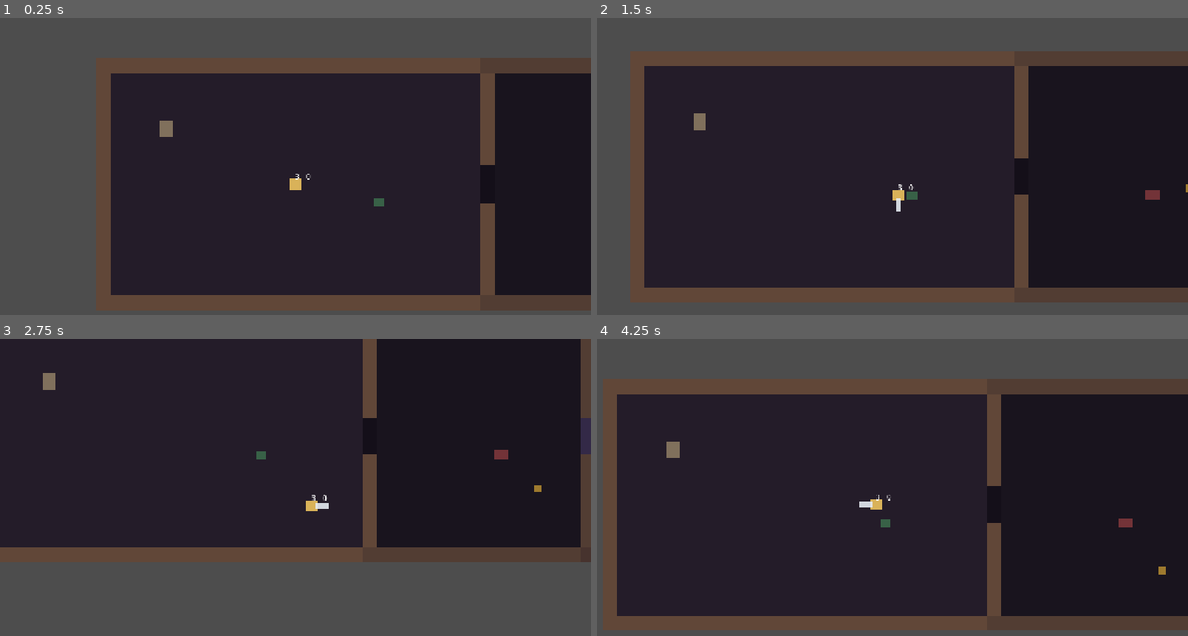
Above: before the commit, frames 1-4 (two rows, left to right).
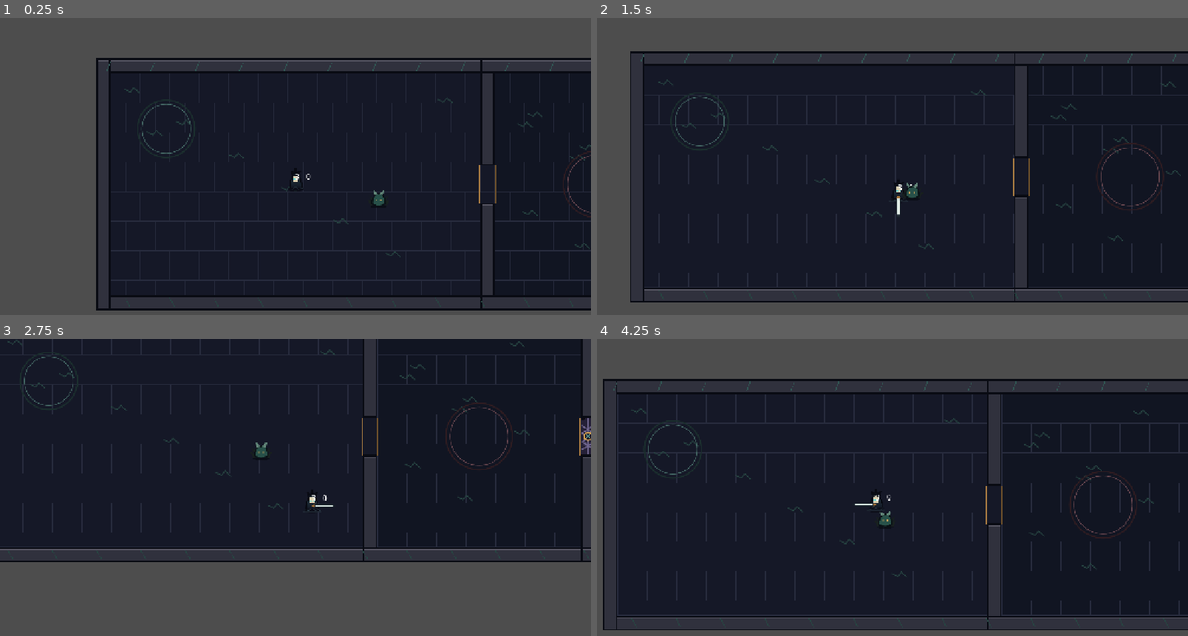
Above: after the commit, the same moments.

Repository: IAmdeGroot/software-factory
Game: Godot game, scene res://scenes/main.tscn
Two runs of this game, one before a commit and one after it. Both use one fixed random seed, a clock stepped at 60 frames per second and the inputs below.
Inputs:
- Up to frame 1 (0.25 s): no input
- Up to frame 2 (1.5 s): tap Enter at 0.5 s; hold Right (ui_right) 0.53-1.28 s; hold J 0.53-1.28 s; hold Down (ui_down) from 1.28 s (still down); tap J at 1.35 s
- Up to frame 3 (2.75 s): release Down (ui_down) at 2.03 s; hold Right (ui_right) from 2.03 s (still down); hold J from 2.03 s (still down)
- Up to frame 4 (4.25 s): release Right (ui_right) at 2.78 s; release J at 2.78 s; hold Up (ui_up) 2.78-3.53 s; tap J at 2.85 s; hold Left (ui_left) from 3.53 s (still down); hold J from 3.53 s (still down)

The runs differ from the first frame. In frame 1, 13% of the frame differs, in the area x 16-100%, y 13-99%; in frame 2, 14%; in frame 3, 9.2%; in frame 4, 15%, in the area x 1-100%, y 13-99%.

Commit message:
DUNGEON-015: establish original visual language
Replace placeholder actors and props with original inked SVG art, add a
mineral dark-fantasy palette, and author detailed room surfaces.

Co-authored-by: IAmdeGroot <IAmdeGroot@users.noreply.github.com>

Diff:
--- /dev/null
+++ b/examples/dark-dungeon/assets/visuals/crawler.svg
@@ -0,0 +1,7 @@
+<svg xmlns="http://www.w3.org/2000/svg" width="62" height="44" viewBox="0 0 62 44">
+<ellipse cx="31" cy="38" rx="23" ry="4" fill="#080811" opacity=".7"/>
+<path d="m13 31-10 6m14-3-7 8m39-11 10 6m-14-3 7 8" stroke="#25121c" stroke-width="4" stroke-linecap="round"/>
+<path d="M10 31Q13 9 31 8t21 23Q31 42 10 31Z" fill="#6e2937" stroke="#160c16" stroke-width="3"/>
+<path d="m17 12-5-9 11 7m22 2 5-9-11 7" fill="none" stroke="#aa5960" stroke-width="3"/>
+<path d="M18 27q13-10 26 0" fill="none" stroke="#c87869" stroke-width="3"/><circle cx="23" cy="20" r="2" fill="#f0c77e"/><circle cx="39" cy="20" r="2" fill="#f0c77e"/>
+</svg>
--- /dev/null
+++ b/examples/dark-dungeon/assets/visuals/enemy.svg
@@ -0,0 +1,7 @@
+<svg xmlns="http://www.w3.org/2000/svg" width="48" height="42" viewBox="0 0 48 42">
+<ellipse cx="24" cy="36" rx="17" ry="4" fill="#070910" opacity=".7"/>
+<path d="M8 33 4 25l8 4M40 33l4-8-8 4M14 29 8 18l10 6M34 29l6-11-10 6" fill="none" stroke="#18201f" stroke-width="4" stroke-linecap="round"/>
+<path d="M10 30Q10 11 24 9t14 21Q24 40 10 30Z" fill="#285149" stroke="#0a1115" stroke-width="3"/>
+<path d="M17 12 13 3l8 7m10 2 4-9-8 7" fill="none" stroke="#63887a" stroke-width="3"/>
+<circle cx="19" cy="22" r="2" fill="#d8a85b"/><circle cx="29" cy="22" r="2" fill="#d8a85b"/>
+</svg>
--- /dev/null
+++ b/examples/dark-dungeon/assets/visuals/nail.svg
@@ -0,0 +1,4 @@
+<svg xmlns="http://www.w3.org/2000/svg" width="54" height="16" viewBox="0 0 54 16">
+<path d="m2 8 9-6v12z" fill="#a67338"/><path d="M9 5h34l9 3-9 3H9z" fill="#d5e3df" stroke="#18212a" stroke-width="2"/>
+<path d="M15 6h27l5 2H15z" fill="#f8fff6" opacity=".65"/>
+</svg>
--- /dev/null
+++ b/examples/dark-dungeon/assets/visuals/player.svg
@@ -0,0 +1,8 @@
+<svg xmlns="http://www.w3.org/2000/svg" width="52" height="58" viewBox="0 0 52 58">
+<defs><linearGradient id="c" x2="0" y2="1"><stop stop-color="#355b66"/><stop offset="1" stop-color="#10131f"/></linearGradient></defs>
+<ellipse cx="26" cy="51" rx="17" ry="5" fill="#080912" opacity=".65"/>
+<path d="M13 49 Q15 27 20 22 L16 12 23 18 26 5 29 18 37 11 32 23 Q39 29 41 49Z" fill="url(#c)" stroke="#080a12" stroke-width="3"/>
+<path d="M19 23 Q26 17 33 23 L31 36 21 36Z" fill="#d8d0b2" stroke="#111521" stroke-width="2"/>
+<path d="M22 28h3v3h-3zm6 0h3v3h-3z" fill="#69d7cf"/>
+<path d="M13 49 7 53h38l-5-5-7 3-7-5-7 5z" fill="#0b0d18" stroke="#2a3944"/>
+</svg>
--- /dev/null
+++ b/examples/dark-dungeon/assets/visuals/seal.svg
@@ -0,0 +1,5 @@
+<svg xmlns="http://www.w3.org/2000/svg" width="46" height="104" viewBox="0 0 46 104">
+<path d="M7 99 4 9l9 6L23 3l10 12 9-6-3 90Z" fill="#252037" stroke="#0a0912" stroke-width="4"/>
+<path d="M23 12v80M10 29l26 17L10 64l26 17M36 27 10 46l26 18L10 81" fill="none" stroke="#6d638c" stroke-width="3"/>
+<circle cx="23" cy="52" r="8" fill="#151322" stroke="#c99a51" stroke-width="3"/><path d="m19 48 8 8m0-8-8 8" stroke="#79d8c9" stroke-width="2"/>
+</svg>
--- /dev/null
+++ b/examples/dark-dungeon/assets/visuals/shard.svg
@@ -0,0 +1,4 @@
+<svg xmlns="http://www.w3.org/2000/svg" width="26" height="30" viewBox="0 0 26 30">
+<path d="m13 1 11 10-7 18L3 22 1 9Z" fill="#91dbc7" stroke="#10252b" stroke-width="2"/>
+<path d="m13 2 2 14-11 6 9-2 4 8-2-12 8-5-8 2z" fill="#e4ffce" opacity=".75"/>
+</svg>
--- /dev/null
+++ b/examples/dark-dungeon/assets/visuals/shrine.svg
@@ -0,0 +1,7 @@
+<svg xmlns="http://www.w3.org/2000/svg" width="62" height="82" viewBox="0 0 62 82">
+<ellipse cx="31" cy="76" rx="27" ry="5" fill="#070810" opacity=".75"/>
+<path d="M9 72h44l-5-12H14Z" fill="#202634" stroke="#0c0e16" stroke-width="3"/>
+<path d="M18 60 12 25l9-15 10 9 10-9 9 15-6 35Z" fill="#4a4b50" stroke="#11141d" stroke-width="3"/>
+<path d="M31 18v35M18 28h26M22 44h18" stroke="#b68a48" stroke-width="3"/>
+<path d="m31 4 6 10-6 8-6-8Z" fill="#9ce9d6" stroke="#193e45" stroke-width="2"/>
+</svg>
--- /dev/null
+++ b/examples/dark-dungeon/assets/visuals/skitter.svg
@@ -0,0 +1,6 @@
+<svg xmlns="http://www.w3.org/2000/svg" width="46" height="50" viewBox="0 0 46 50">
+<ellipse cx="23" cy="45" rx="14" ry="3" fill="#080811" opacity=".7"/>
+<path d="M16 17 5 7m10 17L2 21m15 11L5 39m25-22L41 7M31 24l13-3M29 32l12 7" fill="none" stroke="#302511" stroke-width="4" stroke-linecap="round"/>
+<path d="M15 35Q8 22 23 9q15 13 8 26-8 9-16 0Z" fill="#b07a28" stroke="#17100e" stroke-width="3"/>
+<path d="M23 10V2m-3 18h6m-8 7h10" stroke="#efd07b" stroke-width="2"/><circle cx="19" cy="17" r="2" fill="#dff5d1"/><circle cx="27" cy="17" r="2" fill="#dff5d1"/>
+</svg>
--- /dev/null
+++ b/examples/dark-dungeon/assets/visuals/warden.svg
@@ -0,0 +1,8 @@
+<svg xmlns="http://www.w3.org/2000/svg" width="88" height="74" viewBox="0 0 88 74">
+<ellipse cx="44" cy="67" rx="31" ry="6" fill="#05060d" opacity=".8"/>
+<path d="m22 55-16 9m20-3-8 10m48-16 16 9M62 61l8 10" stroke="#1c1029" stroke-width="7" stroke-linecap="round"/>
+<path d="M16 58Q13 25 32 17L24 3l16 11 4-13 5 14L66 4l-9 15q18 15 14 39Q44 77 16 58Z" fill="#39244e" stroke="#0a0812" stroke-width="4"/>
+<path d="M27 25q17-16 34 0l-5 25H32Z" fill="#7d597d" stroke="#171122" stroke-width="3"/>
+<path d="m30 28 10 6-10 4m28-10-10 6 10 4" fill="#14101b"/><circle cx="37" cy="33" r="2" fill="#80e1d1"/><circle cx="51" cy="33" r="2" fill="#80e1d1"/>
+<path d="M35 47q9 6 18 0" fill="none" stroke="#d2a661" stroke-width="3"/>
+</svg>
--- a/examples/dark-dungeon/project.godot
+++ b/examples/dark-dungeon/project.godot
@@ -1,12 +1,22 @@
 ; Engine configuration file.
-; https://docs.godotengine.org/en/stable/classes/class_configfile.html
+; It's best edited using the editor UI and not directly,
+; since the parameters that go here are not all obvious.
+;
+; Format:
+;   [section] ; section goes between []
+;   param=value ; assign values to parameters
+
 config_version=5
+
+[animation]
+
+compatibility/default_parent_skeleton_in_mesh_instance_3d=true
 
 [application]
 
 config/name="Dark Dungeon"
 run/main_scene="res://scenes/main.tscn"
-config/features=PackedStringArray("4.3", "Forward Plus")
+config/features=PackedStringArray("4.7", "Forward Plus")
 config/icon="res://icon.svg"
 
 [display]
@@ -17,5 +27,5 @@
 
 [rendering]
 
+textures/canvas_textures/default_texture_filter=0
 renderer/rendering_method="gl_compatibility"
-textures/canvas_textures/default_texture_filter=0
--- a/examples/dark-dungeon/scenes/crawler.tscn
+++ b/examples/dark-dungeon/scenes/crawler.tscn
@@ -1,6 +1,7 @@
-[gd_scene load_steps=3 format=3 uid="uid://darkdungeoncrawler008"]
+[gd_scene load_steps=4 format=3 uid="uid://darkdungeoncrawler008"]
 
 [ext_resource type="Script" path="res://scripts/crawler.gd" id="1_crawler"]
+[ext_resource type="Texture2D" path="res://assets/visuals/crawler.svg" id="2_visual"]
 
 [sub_resource type="RectangleShape2D" id="CrawlerHit"]
 size = Vector2(30, 20)
@@ -10,12 +11,9 @@
 monitorable = true
 script = ExtResource("1_crawler")
 
-[node name="Body" type="ColorRect" parent="."]
-offset_left = -15.0
-offset_top = -10.0
-offset_right = 15.0
-offset_bottom = 10.0
-color = Color(0.45, 0.2, 0.22, 1)
+[node name="Body" type="Sprite2D" parent="."]
+position = Vector2(0, -8)
+texture = ExtResource("2_visual")
 
 [node name="CollisionShape2D" type="CollisionShape2D" parent="."]
 shape = SubResource("CrawlerHit")
--- a/examples/dark-dungeon/scenes/enemy.tscn
+++ b/examples/dark-dungeon/scenes/enemy.tscn
@@ -1,6 +1,7 @@
-[gd_scene load_steps=3 format=3 uid="uid://darkdungeonenemy005"]
+[gd_scene load_steps=4 format=3 uid="uid://darkdungeonenemy005"]
 
 [ext_resource type="Script" path="res://scripts/enemy.gd" id="1_enemy"]
+[ext_resource type="Texture2D" path="res://assets/visuals/enemy.svg" id="2_visual"]
 
 [sub_resource type="RectangleShape2D" id="EnemyHit"]
 size = Vector2(22, 18)
@@ -10,12 +11,9 @@
 monitorable = true
 script = ExtResource("1_enemy")
 
-[node name="Body" type="ColorRect" parent="."]
-offset_left = -11.0
-offset_top = -9.0
-offset_right = 11.0
-offset_bottom = 9.0
-color = Color(0.22, 0.38, 0.28, 1)
+[node name="Body" type="Sprite2D" parent="."]
+position = Vector2(0, -7)
+texture = ExtResource("2_visual")
 
 [node name="CollisionShape2D" type="CollisionShape2D" parent="."]
 shape = SubResource("EnemyHit")
--- a/examples/dark-dungeon/scenes/main.tscn
+++ b/examples/dark-dungeon/scenes/main.tscn
@@ -7,6 +7,7 @@
 [ext_resource type="PackedScene" uid="uid://darkdungeonshrine011" path="res://scenes/shrine.tscn" id="5_shrine"]
 [ext_resource type="PackedScene" uid="uid://darkdungeonseal012" path="res://scenes/seal.tscn" id="6_seal"]
 [ext_resource type="PackedScene" uid="uid://darkdungeonwarden013" path="res://scenes/warden.tscn" id="7_warden"]
+[ext_resource type="Script" path="res://scripts/interior_detail.gd" id="8_interior_detail"]
 
 [sub_resource type="RectangleShape2D" id="WallHorizontal"]
 size = Vector2(864, 32)
@@ -235,6 +236,9 @@
 text = "Cleared"
 horizontal_alignment = 1
 
+[node name="InteriorDetail" type="Node2D" parent="."]
+script = ExtResource("8_interior_detail")
+
 [node name="Player" parent="." instance=ExtResource("1_player")]
 position = Vector2(640, 360)
 
--- a/examples/dark-dungeon/scenes/player.tscn
+++ b/examples/dark-dungeon/scenes/player.tscn
@@ -1,6 +1,8 @@
-[gd_scene load_steps=4 format=3 uid="uid://darkdungeonplayer002"]
+[gd_scene load_steps=6 format=3 uid="uid://darkdungeonplayer002"]
 
 [ext_resource type="Script" path="res://scripts/player.gd" id="1_player"]
+[ext_resource type="Texture2D" path="res://assets/visuals/player.svg" id="2_player_visual"]
+[ext_resource type="Texture2D" path="res://assets/visuals/nail.svg" id="3_nail_visual"]
 
 [sub_resource type="RectangleShape2D" id="RectangleShape2D_body"]
 size = Vector2(24, 24)
@@ -11,12 +13,9 @@
 [node name="Player" type="CharacterBody2D"]
 script = ExtResource("1_player")
 
-[node name="Body" type="ColorRect" parent="."]
-offset_left = -12.0
-offset_top = -12.0
-offset_right = 12.0
-offset_bottom = 12.0
-color = Color(0.85, 0.7, 0.35, 1)
+[node name="Body" type="Sprite2D" parent="."]
+position = Vector2(0, -11)
+texture = ExtResource("2_player_visual")
 
 [node name="CollisionShape2D" type="CollisionShape2D" parent="."]
 shape = SubResource("RectangleShape2D_body")
@@ -44,13 +43,10 @@
 monitoring = false
 monitorable = true
 
-[node name="Visible" type="ColorRect" parent="Nail"]
+[node name="Visible" type="Sprite2D" parent="Nail"]
 visible = false
-offset_left = 8.0
-offset_top = -6.0
-offset_right = 36.0
-offset_bottom = 6.0
-color = Color(0.9, 0.92, 0.95, 0.9)
+position = Vector2(25, 0)
+texture = ExtResource("3_nail_visual")
 
 [node name="CollisionShape2D" type="CollisionShape2D" parent="Nail"]
 position = Vector2(22, 0)
--- a/examples/dark-dungeon/scenes/seal.tscn
+++ b/examples/dark-dungeon/scenes/seal.tscn
@@ -1,6 +1,7 @@
-[gd_scene load_steps=4 format=3 uid="uid://darkdungeonseal012"]
+[gd_scene load_steps=5 format=3 uid="uid://darkdungeonseal012"]
 
 [ext_resource type="Script" path="res://scripts/seal.gd" id="1_seal"]
+[ext_resource type="Texture2D" path="res://assets/visuals/seal.svg" id="2_visual"]
 
 [sub_resource type="RectangleShape2D" id="SealBody"]
 size = Vector2(32, 80)
@@ -10,12 +11,8 @@
 
 [node name="Seal" type="StaticBody2D"]
 
-[node name="Visible" type="ColorRect" parent="."]
-offset_left = -16.0
-offset_top = -40.0
-offset_right = 16.0
-offset_bottom = 40.0
-color = Color(0.2, 0.16, 0.28, 1)
+[node name="Visible" type="Sprite2D" parent="."]
+texture = ExtResource("2_visual")
 
 [node name="CollisionShape2D" type="CollisionShape2D" parent="."]
 shape = SubResource("SealBody")
--- a/examples/dark-dungeon/scenes/shard.tscn
+++ b/examples/dark-dungeon/scenes/shard.tscn
@@ -1,6 +1,7 @@
-[gd_scene load_steps=3 format=3 uid="uid://darkdungeonshard010"]
+[gd_scene load_steps=4 format=3 uid="uid://darkdungeonshard010"]
 
 [ext_resource type="Script" path="res://scripts/shard.gd" id="1_shard"]
+[ext_resource type="Texture2D" path="res://assets/visuals/shard.svg" id="2_visual"]
 
 [sub_resource type="RectangleShape2D" id="ShardHit"]
 size = Vector2(10, 10)
@@ -10,12 +11,9 @@
 monitorable = true
 script = ExtResource("1_shard")
 
-[node name="Body" type="ColorRect" parent="."]
-offset_left = -5.0
-offset_top = -5.0
-offset_right = 5.0
-offset_bottom = 5.0
-color = Color(0.78, 0.86, 0.42, 1)
+[node name="Body" type="Sprite2D" parent="."]
+position = Vector2(0, -4)
+texture = ExtResource("2_visual")
 
 [node name="CollisionShape2D" type="CollisionShape2D" parent="."]
 shape = SubResource("ShardHit")
--- a/examples/dark-dungeon/scenes/shrine.tscn
+++ b/examples/dark-dungeon/scenes/shrine.tscn
@@ -1,6 +1,7 @@
-[gd_scene load_steps=3 format=3 uid="uid://darkdungeonshrine011"]
+[gd_scene load_steps=4 format=3 uid="uid://darkdungeonshrine011"]
 
 [ext_resource type="Script" path="res://scripts/shrine.gd" id="1_shrine"]
+[ext_resource type="Texture2D" path="res://assets/visuals/shrine.svg" id="2_visual"]
 
 [sub_resource type="RectangleShape2D" id="ShrineHit"]
 size = Vector2(28, 36)
@@ -10,12 +11,9 @@
 monitorable = false
 script = ExtResource("1_shrine")
 
-[node name="Body" type="ColorRect" parent="."]
-offset_left = -14.0
-offset_top = -18.0
-offset_right = 14.0
-offset_bottom = 18.0
-color = Color(0.5, 0.44, 0.36, 1)
+[node name="Body" type="Sprite2D" parent="."]
+position = Vector2(0, -15)
+texture = ExtResource("2_visual")
 
 [node name="CollisionShape2D" type="CollisionShape2D" parent="."]
 shape = SubResource("ShrineHit")
--- a/examples/dark-dungeon/scenes/skitter.tscn
+++ b/examples/dark-dungeon/scenes/skitter.tscn
@@ -1,6 +1,7 @@
-[gd_scene load_steps=3 format=3 uid="uid://darkdungeonskitter009"]
+[gd_scene load_steps=4 format=3 uid="uid://darkdungeonskitter009"]
 
 [ext_resource type="Script" path="res://scripts/skitter.gd" id="1_skitter"]
+[ext_resource type="Texture2D" path="res://assets/visuals/skitter.svg" id="2_visual"]
 
 [sub_resource type="RectangleShape2D" id="SkitterHit"]
 size = Vector2(16, 16)
@@ -10,12 +11,9 @@
 monitorable = true
 script = ExtResource("1_skitter")
 
-[node name="Body" type="ColorRect" parent="."]
-offset_left = -8.0
-offset_top = -8.0
-offset_right = 8.0
-offset_bottom = 8.0
-color = Color(0.62, 0.48, 0.18, 1)
+[node name="Body" type="Sprite2D" parent="."]
+position = Vector2(0, -7)
+texture = ExtResource("2_visual")
 
 [node name="CollisionShape2D" type="CollisionShape2D" parent="."]
 shape = SubResource("SkitterHit")
--- a/examples/dark-dungeon/scenes/warden.tscn
+++ b/examples/dark-dungeon/scenes/warden.tscn
@@ -1,6 +1,7 @@
-[gd_scene load_steps=3 format=3 uid="uid://darkdungeonwarden013"]
+[gd_scene load_steps=4 format=3 uid="uid://darkdungeonwarden013"]
 
 [ext_resource type="Script" path="res://scripts/warden.gd" id="1_warden"]
+[ext_resource type="Texture2D" path="res://assets/visuals/warden.svg" id="2_visual"]
 
 [sub_resource type="RectangleShape2D" id="WardenHit"]
 size = Vector2(40, 32)
@@ -10,12 +11,9 @@
 monitorable = true
 script = ExtResource("1_warden")
 
-[node name="Body" type="ColorRect" parent="."]
-offset_left = -20.0
-offset_top = -16.0
-offset_right = 20.0
-offset_bottom = 16.0
-color = Color(0.32, 0.14, 0.36, 1)
+[node name="Body" type="Sprite2D" parent="."]
+position = Vector2(0, -14)
+texture = ExtResource("2_visual")
 
 [node name="CollisionShape2D" type="CollisionShape2D" parent="."]
 shape = SubResource("WardenHit")
--- a/examples/dark-dungeon/scripts/crawler.gd
+++ b/examples/dark-dungeon/scripts/crawler.gd
@@ -6,7 +6,7 @@
 
 var hits := HITS
 
-@onready var body: ColorRect = $Body
+@onready var body: Sprite2D = $Body
 
 
 func _ready() -> void:
@@ -19,7 +19,7 @@
 		_drop_shard()
 		queue_free()
 		return
-	body.color = Color(0.28, 0.1, 0.12, 1)
+	body.modulate = Color(0.7, 0.35, 0.4, 1)
 
 
 func _drop_shard() -> void:
--- /dev/null
+++ b/examples/dark-dungeon/scripts/interior_detail.gd
@@ -0,0 +1,87 @@
+extends Node2D
+
+## Original ink-and-patina dungeon treatment. Gameplay geometry stays separate.
+
+const INK := Color("#090b13")
+const STONE_1 := Color("#151827")
+const STONE_2 := Color("#111522")
+const STONE_3 := Color("#0e111c")
+const GROUT := Color("#272b3d")
+const PATINA := Color("#315653")
+const GOLD := Color("#a87b42")
+
+
+func _ready() -> void:
+	queue_redraw()
+
+
+func _draw() -> void:
+	_draw_room(Rect2(240, 120, 832, 480), STONE_1, 0)
+	_draw_room(Rect2(1072, 120, 440, 480), STONE_2, 1)
+	_draw_room(Rect2(1544, 120, 440, 480), STONE_3, 2)
+	_draw_walls()
+	_draw_room_marks()
+
+
+func _draw_room(area: Rect2, base: Color, phase: int) -> void:
+	draw_rect(area, base)
+	var tile := 64
+	for y in range(int(area.position.y), int(area.end.y), tile):
+		var row := int((y - area.position.y) / tile)
+		var shift := 32 if (row + phase) % 2 else 0
+		for x in range(int(area.position.x) - shift, int(area.end.x), tile):
+			var tile_rect := Rect2(x, y, tile, tile)
+			var clipped := tile_rect.intersection(area)
+			draw_rect(clipped, GROUT, false, 1.5)
+	for i in range(8):
+		var px := area.position.x + 45.0 + fmod(i * 113.0 + phase * 41.0, area.size.x - 90.0)
+		var py := area.position.y + 38.0 + fmod(i * 71.0 + phase * 53.0, area.size.y - 76.0)
+		draw_polyline(
+			PackedVector2Array([
+				Vector2(px - 15, py - 4),
+				Vector2(px - 3, py + 2),
+				Vector2(px + 5, py - 7),
+				Vector2(px + 17, py + 4),
+			]),
+			PATINA.darkened(0.22),
+			2.0,
+			true
+		)
+
+
+func _draw_walls() -> void:
+	var wall := Color("#30313d")
+	var edge := Color("#555461")
+	var walls := [
+		Rect2(208, 88, 864, 32), Rect2(208, 600, 864, 32),
+		Rect2(208, 88, 32, 544),
+		Rect2(1040, 88, 32, 232), Rect2(1040, 400, 32, 232),
+		Rect2(1040, 88, 504, 32), Rect2(1040, 600, 504, 32),
+		Rect2(1512, 88, 32, 232), Rect2(1512, 400, 32, 232),
+		Rect2(1512, 88, 504, 32), Rect2(1512, 600, 504, 32),
+		Rect2(1984, 88, 32, 544),
+	]
+	for wall_rect in walls:
+		draw_rect(wall_rect, INK)
+		draw_rect(wall_rect.grow(-4), wall)
+		draw_line(wall_rect.position + Vector2(4, 5), Vector2(wall_rect.end.x - 4, wall_rect.position.y + 5), edge, 2)
+
+	for x in range(240, 1984, 96):
+		draw_line(Vector2(x, 94), Vector2(x - 9, 114), PATINA, 2)
+		draw_line(Vector2(x + 31, 606), Vector2(x + 42, 626), PATINA.darkened(0.2), 2)
+
+	# Tarnished thresholds make progression doors readable.
+	for x in [1056.0, 1528.0]:
+		draw_line(Vector2(x - 17, 319), Vector2(x - 17, 401), GOLD, 3)
+		draw_line(Vector2(x + 17, 319), Vector2(x + 17, 401), GOLD.darkened(0.35), 3)
+
+
+func _draw_room_marks() -> void:
+	# Inlaid circles visually anchor shrine, hunt, and warden spaces.
+	for mark in [
+		[Vector2(360, 240), 62.0, PATINA],
+		[Vector2(1292, 360), 72.0, Color("#55333c")],
+		[Vector2(1764, 360), 94.0, Color("#493457")],
+	]:
+		draw_circle(mark[0], mark[1], mark[2].darkened(0.45), false, 3.0, true)
+		draw_circle(mark[0], mark[1] - 9.0, mark[2].lightened(0.08), false, 1.5, true)
--- a/examples/dark-dungeon/scripts/player.gd
+++ b/examples/dark-dungeon/scripts/player.gd
@@ -16,7 +16,7 @@
 var nail_damage := 1
 
 @onready var nail: Area2D = $Nail
-@onready var nail_visible: ColorRect = $Nail/Visible
+@onready var nail_visible: Sprite2D = $Nail/Visible
 @onready var hp_label: Label = $HpLabel
 @onready var shard_label: Label = $ShardLabel
 
--- a/examples/dark-dungeon/scripts/shrine.gd
+++ b/examples/dark-dungeon/scripts/shrine.gd
@@ -4,7 +4,7 @@
 
 const COST := 2
 
-@onready var body: ColorRect = $Body
+@onready var body: Sprite2D = $Body
 
 
 func _ready() -> void:
@@ -15,4 +15,4 @@
 	if not other.has_method("hone_nail"):
 		return
 	if other.hone_nail(COST):
-		body.color = Color(0.22, 0.2, 0.18, 1)
+		body.modulate = Color(0.55, 0.6, 0.62, 1)
--- a/examples/dark-dungeon/scripts/warden.gd
+++ b/examples/dark-dungeon/scripts/warden.gd
@@ -10,7 +10,7 @@
 var hits := HITS
 var dir := 1.0
 
-@onready var body: ColorRect = $Body
+@onready var body: Sprite2D = $Body
 
 
 func _ready() -> void:
@@ -34,7 +34,7 @@
 		_drop_shard()
 		queue_free()
 		return
-	body.color = body.color.darkened(0.2)
+	body.modulate = body.modulate.darkened(0.2)
 
 
 func _show_cleared() -> void:
Not shown: 1 places in examples/dark-dungeon/scenes/main.tscn that only renumber resources
Not shown, added: examples/dark-dungeon/scripts/crawler.gd.uid
Not shown, added: examples/dark-dungeon/scripts/enemy.gd.uid
Not shown, added: examples/dark-dungeon/scripts/interior_detail.gd.uid
Not shown, added: examples/dark-dungeon/scripts/player.gd.uid
Not shown, added: examples/dark-dungeon/scripts/seal.gd.uid
Not shown, added: examples/dark-dungeon/scripts/shard.gd.uid
Not shown, added: examples/dark-dungeon/scripts/shrine.gd.uid
Not shown, added: examples/dark-dungeon/scripts/skitter.gd.uid
Not shown, added: examples/dark-dungeon/scripts/warden.gd.uid
Not shown, changed: docs/work-graph/backlog.md
Not shown, changed: docs/work-graph/beads/DUNGEON-015.md
(and 1 more such lines)
